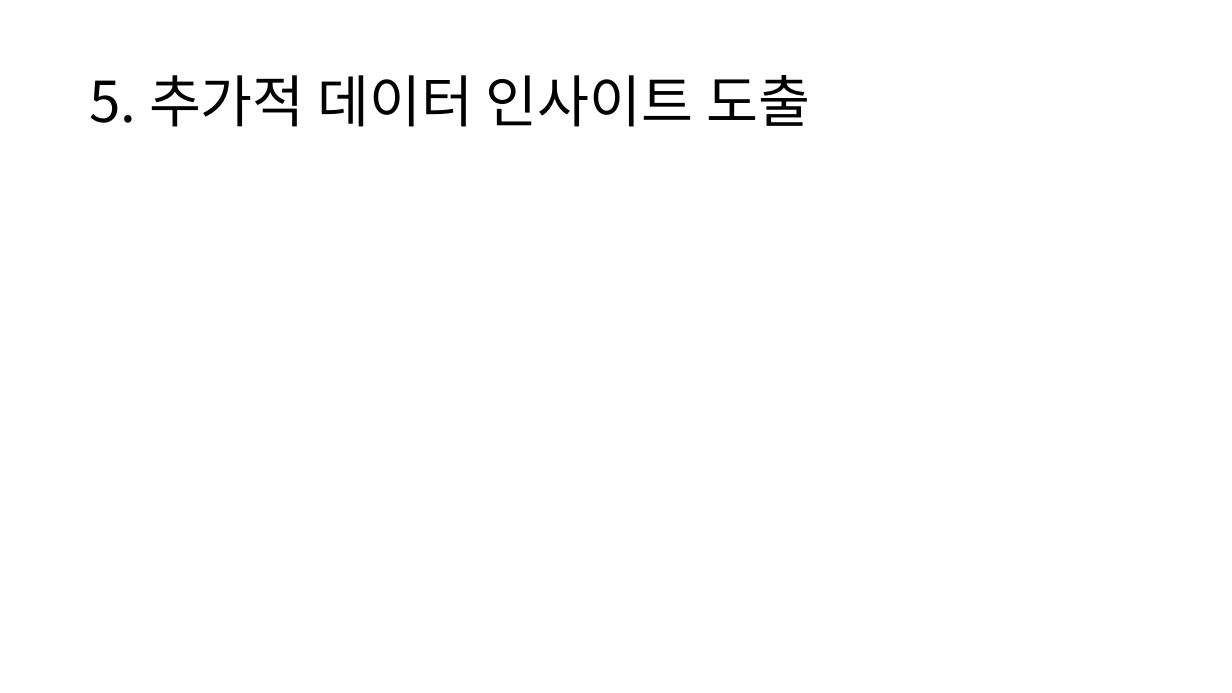
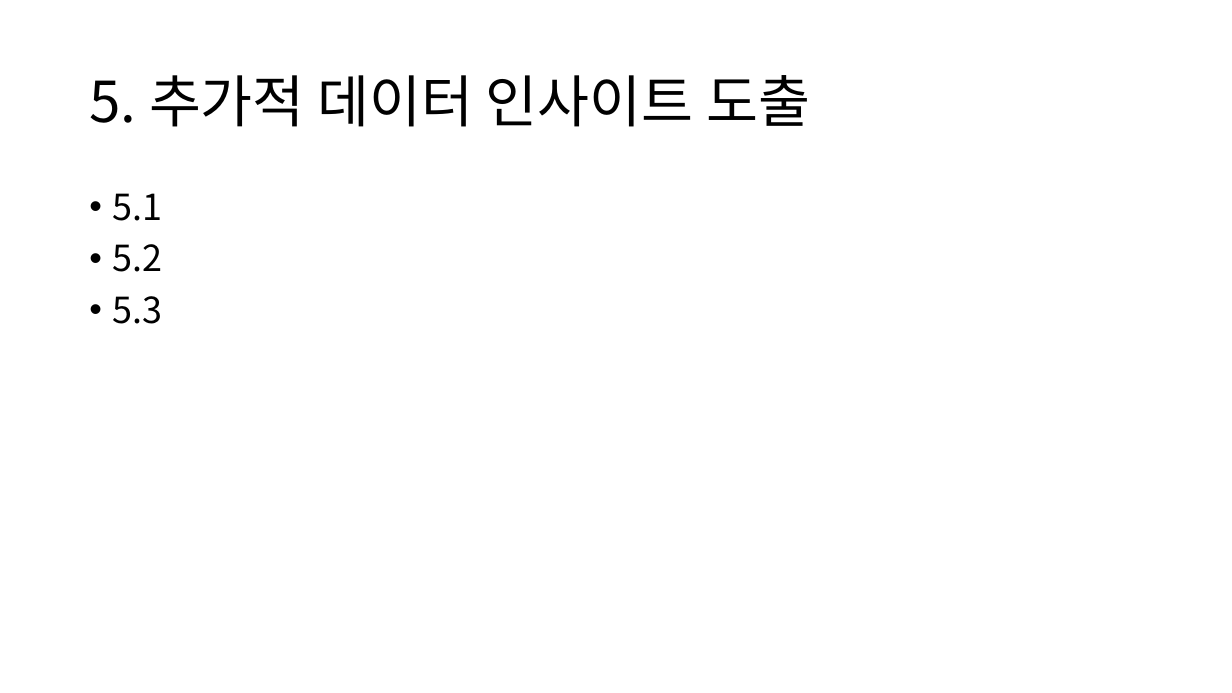
Before and after one commit to HANARONE/dh01, a slide deck: slide 16 of 1차 자료/개인고객 신용등급 산정 모델링.pptx. Drawn at 1232x693 pixels with LibreOffice and Linux fonts; fonts in the diff are those of the drawing. Boxes give left, top, right and bottom in pixels: in the first picture for what was removed or moved away, otherwise in the second. Text is boxed around its words. In the diff, an @@ line names an element or a change of style, - is before the commit and + after.

```diff
--- a/1차 자료/개인고객 신용등급 산정 모델링.pptx
+++ b/1차 자료/개인고객 신용등급 산정 모델링.pptx
@@ text added at [112, 193, 162, 324], 28 pt, text #000000 @@
+• 5.1
+• 5.2
+• 5.3
```
Also in this commit, not shown: 6 other slides changed, 1 slide added, 1 slide removed, 5 other files.
